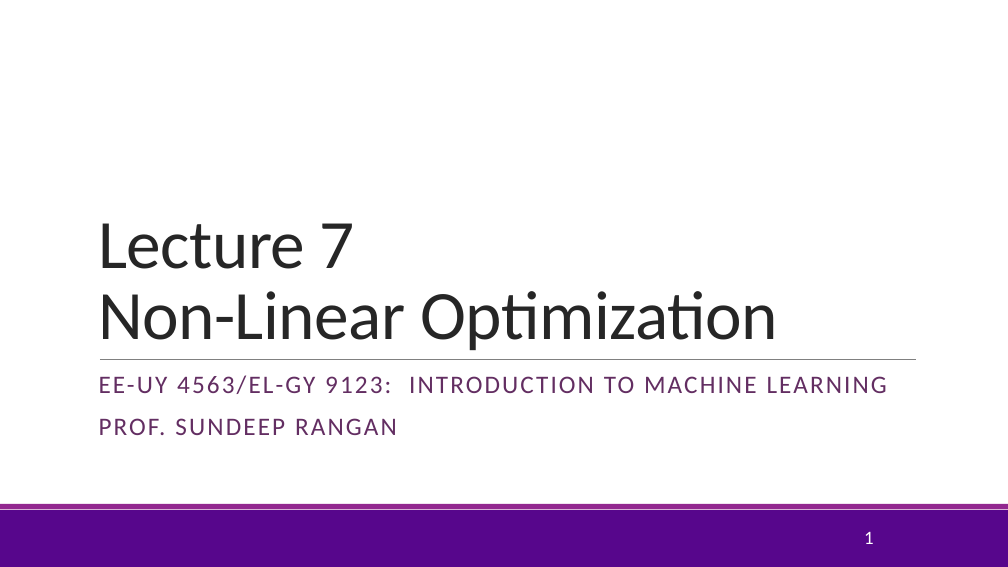
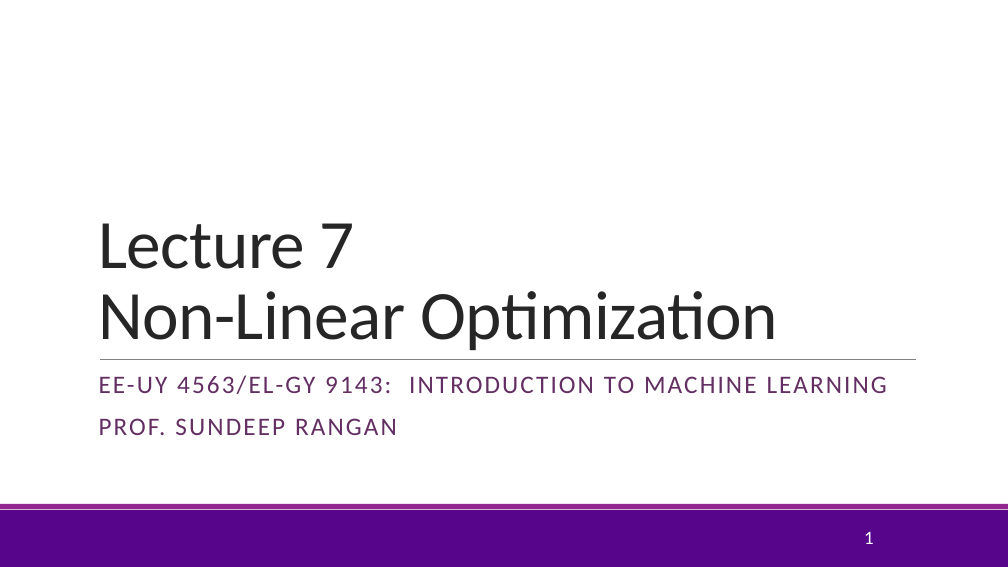
Before and after one commit to sdrangan/introml, a slide deck: slide 1 of lectures/Lect07_Optim.pptx. Drawn at 1008x567 pixels with LibreOffice and Linux fonts; fonts in the diff are those of the drawing; background and template pictures are left out. Boxes give left, top, right and bottom in pixels: in the first picture for what was removed or moved away, otherwise in the second. Text is boxed around its words. In the diff, an @@ line names an element or a change of style, - is before the commit and + after.

```diff
--- a/lectures/Lect07_Optim.pptx
+++ b/lectures/Lect07_Optim.pptx
@@ subtitle at [99, 375, 887, 394]: text changed @@
-EE-UY 4563/EL-GY 9123: INTRODUCTION TO MACHINE LEARNING
+EE-UY 4563/EL-GY 9143: INTRODUCTION TO MACHINE LEARNING
```
Also in this commit, not shown: 2 other slides changed, 3 slides added, 1 slide removed, 4 other files.
